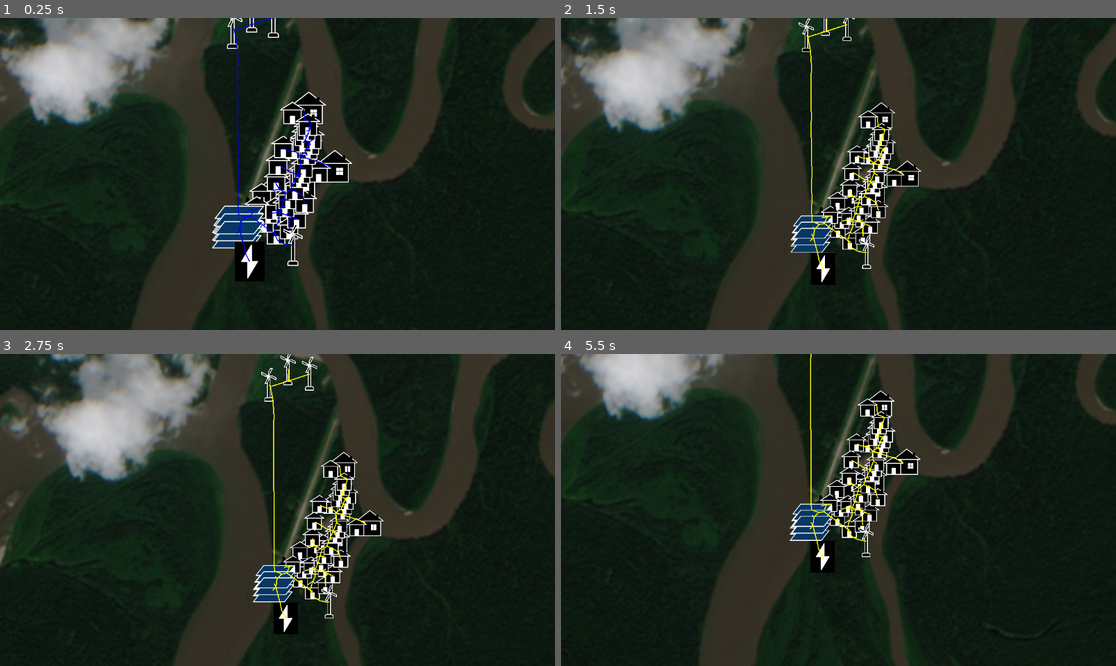
Above: before the commit, frames 1-4 (two rows, left to right).
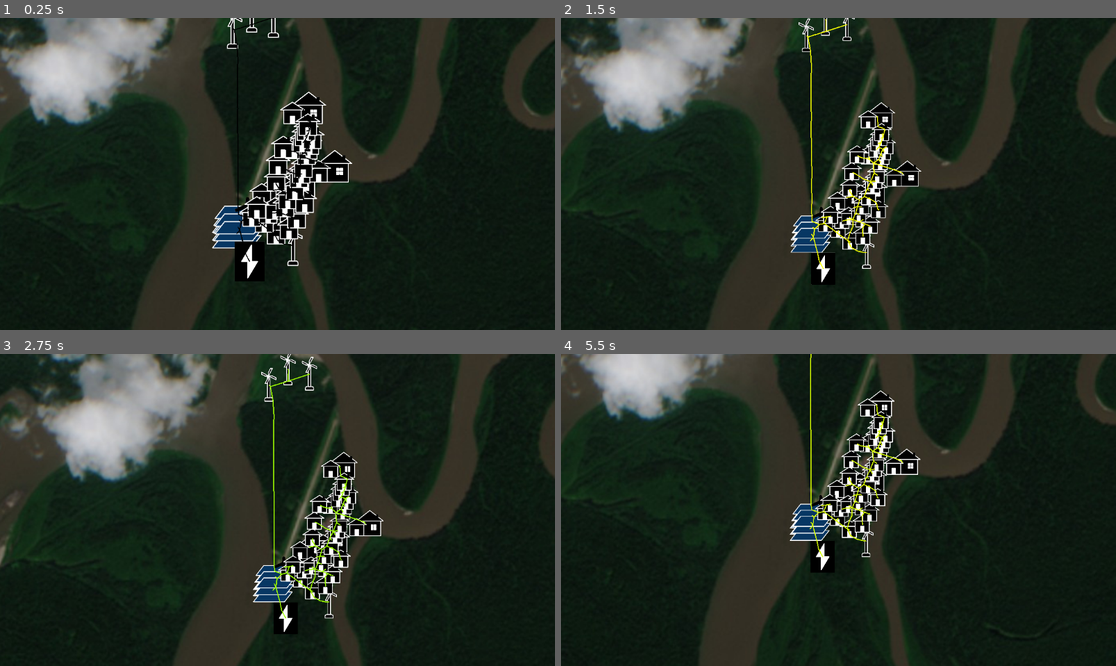
Above: after the commit, the same moments.

Repository: acmattson3/SymergySim
Game: Godot game, scene res://microgrid_simulation.tscn
Same seed, same stepped clock (60 frames per second), same inputs: the game is played once before the commit and once after it.
Inputs (mouse positions are in pixels of both pictures, inside the frame that each line leads up to):
- Up to frame 1 (0.25 s): no input
- Up to frame 2 (1.5 s): move the mouse to (960, 158) at 0.52 s; click (960, 158) at 0.67 s; drag from (727, 189) to (810, 236) at 1.27 s
- Up to frame 3 (2.75 s): tap Enter at 2 s; move the mouse to (333, 441) at 2.02 s; click (333, 441) at 2.17 s
- Up to frame 4 (5.5 s): drag from (810, 572) to (672, 463) at 2.77 s; tap Space at 3.5, 5 s; move the mouse to (1005, 556) at 3.52 s; click (1005, 556) at 3.67 s; tap Enter at 4.25 s; drag from (672, 463) to (755, 432) at 4.27 s; move the mouse to (866, 510) at 5.02 s; click (866, 510) at 5.17 s

The runs differ from the first frame. In frame 1, 0.9% of the frame differs, in the area x 41-60%, y 0-79%; in frame 2, 0.1%; in frame 3, 0.7%; in frame 4, 0.5%.

Commit message:
Closest voltage is now forced to reset regularly so voltage reflects accurately. Adjusted some randomness.

Diff:
--- a/components/base_component.gd
+++ b/components/base_component.gd
@@ -45,8 +45,7 @@
 	update_voltage_elapsed += delta
 	if update_voltage_elapsed >= update_voltage_interval:
 		update_voltage_elapsed = 0.0
-		current_voltage = VoltageManager.get_average_voltage() + 0.5*randf_range(-1.0, 1.0)
-		#print(current_voltage)
+		current_voltage = VoltageManager.get_average_voltage()
 
 func get_latitude():
 	return latitude.to_float()
--- a/components/connections/connection_2d.gd
+++ b/components/connections/connection_2d.gd
@@ -31,7 +31,7 @@
 func update_color():
 	var voltage = (connection_b.current_voltage + connection_a.current_voltage)/2.0
 
-	if voltage == 0:
+	if voltage <= 80:
 		default_color = Color.BLACK  # ⚫ Off/Disconnected
 	elif voltage < 100:
 		default_color = Color.BLUE   # 🔵 Critical - Too Low
--- a/components/loads/load_component.gd
+++ b/components/loads/load_component.gd
@@ -7,7 +7,7 @@
 @export var fluctuation := 20.0
 @export var pull_coefficient: float = 0.05  # Voltage drop per kW of load
 
-@onready var try_change_demand_interval: float = 30.0 + randf_range(0.0, 15.0)
+@onready var try_change_demand_interval: float = 60.0 + randf_range(0.0, 30.0)
 @onready var try_change_demand_elapsed: float = try_change_demand_interval
 
 var add_fluctuation = false
--- a/microgrid_simulation.tscn
+++ b/microgrid_simulation.tscn
@@ -21,6 +21,71 @@
 
 [node name="Components" type="Node2D" parent="."]
 
+[node name="hydro_plant" parent="Components" instance=ExtResource("2_pg42q")]
+max_power_rating = 30.0
+latitude = "61.7842926"
+longitude = "-156.5863759"
+
+[node name="solar0" parent="Components" instance=ExtResource("2_pg42q")]
+renewable_type = 1
+max_power_rating = 10.0
+latitude = "61.7848791"
+longitude = "-156.5921523"
+
+[node name="SolarIcon" parent="Components/solar0" index="0"]
+visible = true
+
+[node name="WindIcon" parent="Components/solar0" index="1"]
+visible = false
+
+[node name="solar1" parent="Components" instance=ExtResource("2_pg42q")]
+renewable_type = 1
+max_power_rating = 10.0
+latitude = "61.7852442"
+longitude = "-156.5920129"
+
+[node name="SolarIcon" parent="Components/solar1" index="0"]
+visible = true
+
+[node name="WindIcon" parent="Components/solar1" index="1"]
+visible = false
+
+[node name="solar2" parent="Components" instance=ExtResource("2_pg42q")]
+renewable_type = 1
+max_power_rating = 10.0
+latitude = "61.7855917"
+longitude = "-156.5918841"
+
+[node name="SolarIcon" parent="Components/solar2" index="0"]
+visible = true
+
+[node name="WindIcon" parent="Components/solar2" index="1"]
+visible = false
+
+[node name="turbine0" parent="Components" instance=ExtResource("2_pg42q")]
+renewable_type = 2
+max_power_rating = 15.0
+latitude = "61.7953497"
+longitude = "-156.5925347"
+
+[node name="turbine1" parent="Components" instance=ExtResource("2_pg42q")]
+renewable_type = 2
+max_power_rating = 15.0
+latitude = "61.7959126"
+longitude = "-156.5883827"
+
+[node name="turbine2" parent="Components" instance=ExtResource("2_pg42q")]
+renewable_type = 2
+max_power_rating = 15.0
+latitude = "61.7961813"
+longitude = "-156.5905821"
+
+[node name="generator0" parent="Components" instance=ExtResource("4_j5frb")]
+fuel_type = 1
+max_power_rating = 200.0
+latitude = "61.7834576"
+longitude = "-156.5907875"
+
 [node name="airport" parent="Components" instance=ExtResource("4_ner6p")]
 base_demand_kw = 215.0
 fluctuation = 75.0
@@ -261,71 +326,6 @@
 latitude = "61.79037"
 longitude = "-156.5848127"
 
-[node name="hydro_plant" parent="Components" instance=ExtResource("2_pg42q")]
-max_power_rating = 30.0
-latitude = "61.7842926"
-longitude = "-156.5863759"
-
-[node name="solar0" parent="Components" instance=ExtResource("2_pg42q")]
-renewable_type = 1
-max_power_rating = 10.0
-latitude = "61.7848791"
-longitude = "-156.5921523"
-
-[node name="SolarIcon" parent="Components/solar0" index="0"]
-visible = true
-
-[node name="WindIcon" parent="Components/solar0" index="1"]
-visible = false
-
-[node name="solar1" parent="Components" instance=ExtResource("2_pg42q")]
-renewable_type = 1
-max_power_rating = 10.0
-latitude = "61.7852442"
-longitude = "-156.5920129"
-
-[node name="SolarIcon" parent="Components/solar1" index="0"]
-visible = true
-
-[node name="WindIcon" parent="Components/solar1" index="1"]
-visible = false
-
-[node name="solar2" parent="Components" instance=ExtResource("2_pg42q")]
-renewable_type = 1
-max_power_rating = 10.0
-latitude = "61.7855917"
-longitude = "-156.5918841"
-
-[node name="SolarIcon" parent="Components/solar2" index="0"]
-visible = true
-
-[node name="WindIcon" parent="Components/solar2" index="1"]
-visible = false
-
-[node name="turbine0" parent="Components" instance=ExtResource("2_pg42q")]
-renewable_type = 2
-max_power_rating = 15.0
-latitude = "61.7953497"
-longitude = "-156.5925347"
-
-[node name="turbine1" parent="Components" instance=ExtResource("2_pg42q")]
-renewable_type = 2
-max_power_rating = 15.0
-latitude = "61.7959126"
-longitude = "-156.5883827"
-
-[node name="turbine2" parent="Components" instance=ExtResource("2_pg42q")]
-renewable_type = 2
-max_power_rating = 15.0
-latitude = "61.7961813"
-longitude = "-156.5905821"
-
-[node name="generator0" parent="Components" instance=ExtResource("4_j5frb")]
-fuel_type = 1
-max_power_rating = 200.0
-latitude = "61.7834576"
-longitude = "-156.5907875"
-
 [node name="pole0" parent="Components" node_paths=PackedStringArray("connections") instance=ExtResource("6_mwqxn")]
 latitude = "61.7835201"
 longitude = "-156.5908702"
--- a/voltage_manager.gd
+++ b/voltage_manager.gd
@@ -3,7 +3,9 @@
 var current_voltage := 0.0:
 	set(value):
 		current_voltage = max(0.0, value)
-var avg_voltage := 0.0
+var avg_voltage := 0.0:
+	set(value):
+		avg_voltage = max(0.0, value)
 
 #var print_elapsed: float = 0.5
 #var print_interval: float = 0.5
@@ -13,10 +15,13 @@
 	#if print_elapsed >= print_interval:
 		#print_elapsed = 0.0
 		#print("Avg: ", avg_voltage)
+		#print("Curr: ", current_voltage)
 
 func _physics_process(delta: float) -> void:
 	time += delta
+
 	avg_voltage = closest_voltage + 0.1*sin(0.1*time)
+	curr_diff += delta*20.0
 
 var curr_diff := 1000.0
 var closest_voltage := 0.0
Not shown: 1 places in microgrid_simulation.tscn that only renumber resources
